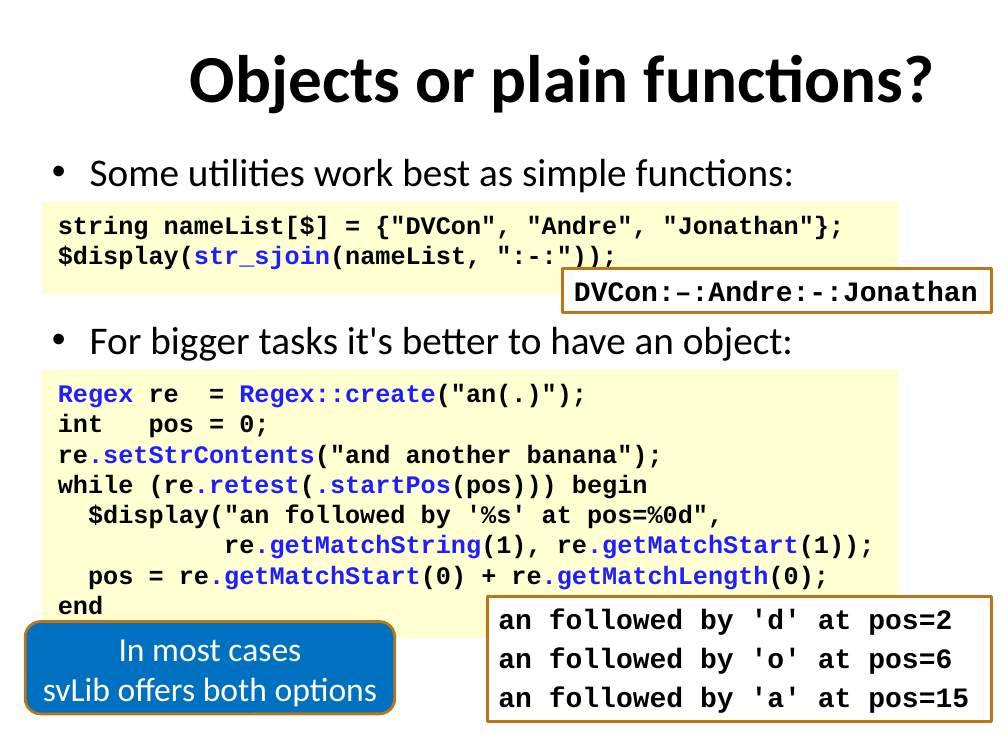
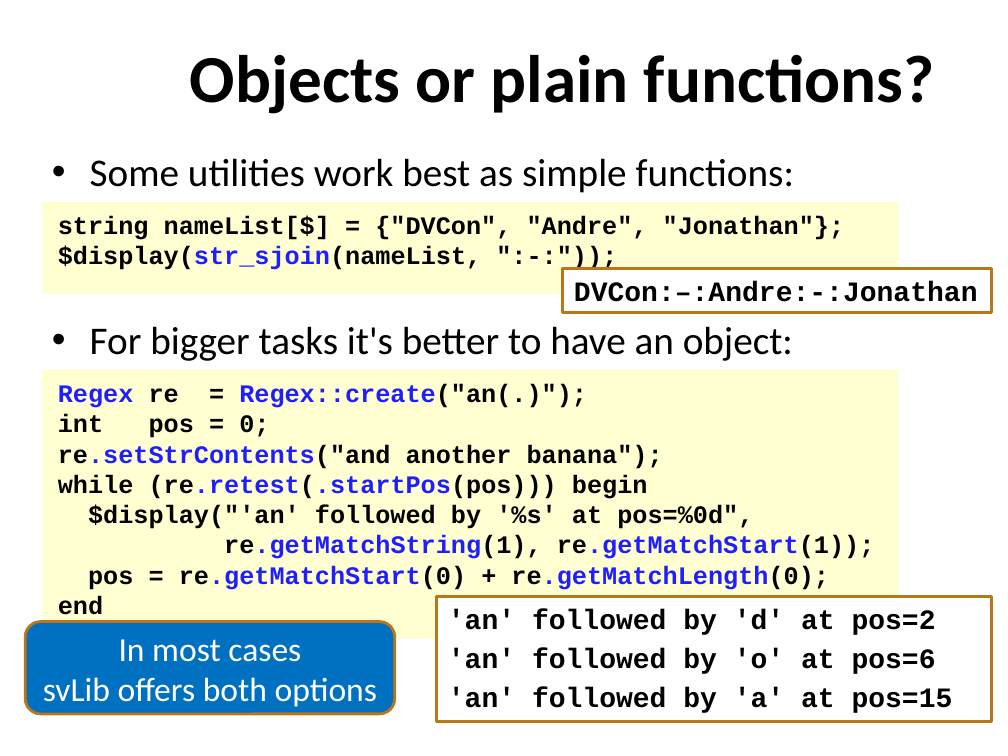
Before and after one commit to xiaoweish/svlib, a slide deck: slide 9 of svlib/doc/163-aq602-draft2.pptm. Drawn at 1008x756 pixels with LibreOffice and Linux fonts; fonts in the diff are those of the drawing; background and template pictures are left out. Boxes give left, top, right and bottom in pixels: in the first picture for what was removed or moved away, otherwise in the second. Text is boxed around its words. In the diff, an @@ line names an element or a change of style, - is before the commit and + after.

Commit message:
Fixed a few function names in the PPT to match recent code changes.

```diff
--- a/svlib/doc/163-aq602-draft2.pptm
+++ b/svlib/doc/163-aq602-draft2.pptm
@@ text in rectangle at [88,505,753,529]: text changed @@
-$display("an followed by '%s' at pos=%0d",
+$display("'an' followed by '%s' at pos=%0d",
@@ rectangle "'an' followed by 'd' at ...": place and size @@
-rectangle "'an' followed by 'd' at ..." at [487,597,991,723]
+rectangle "'an' followed by 'd' at ..." at [436,597,991,723]
@@ text in rectangle at [448,609,953,713]: text changed @@
-an followed by 'd' at pos=2
-an followed by 'o' at pos=6
-an followed by 'a' at pos=15
+'an' followed by 'd' at pos=2
+'an' followed by 'o' at pos=6
+'an' followed by 'a' at pos=15
```
Also in this commit, not shown: 5 other slides changed.
